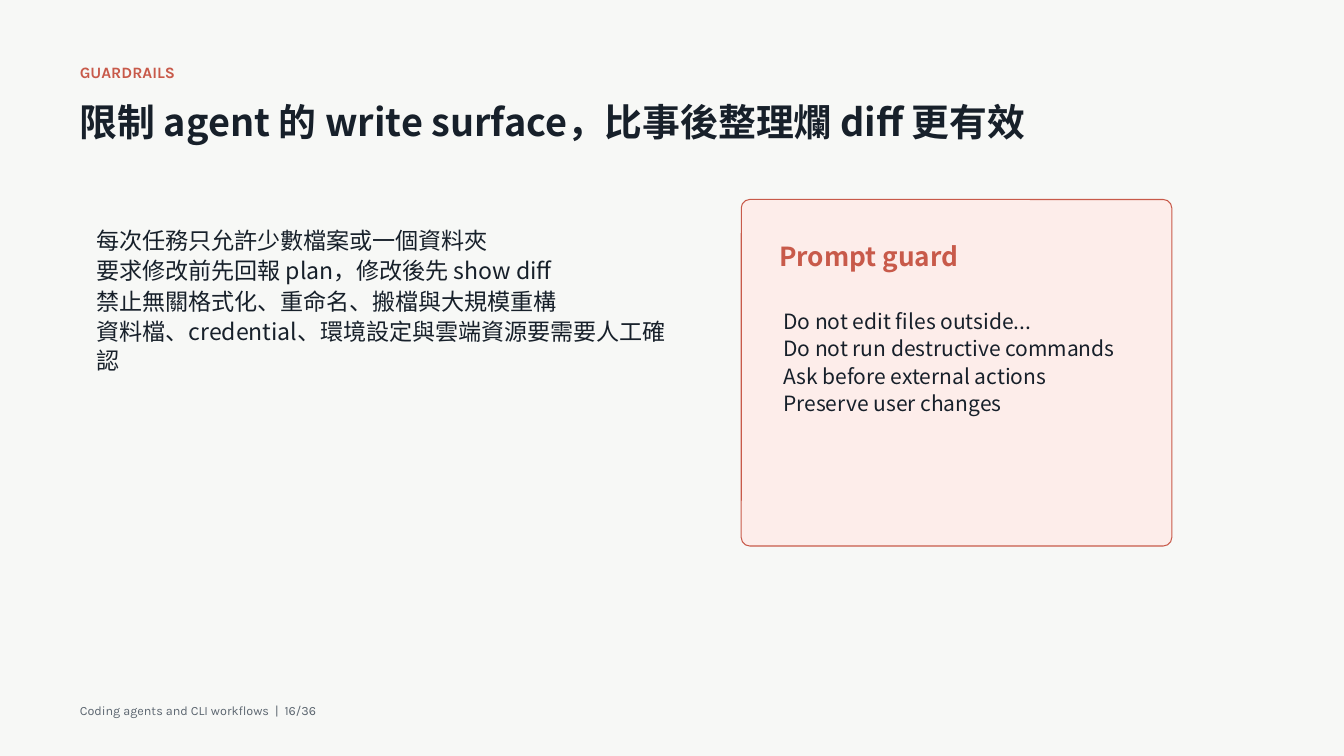
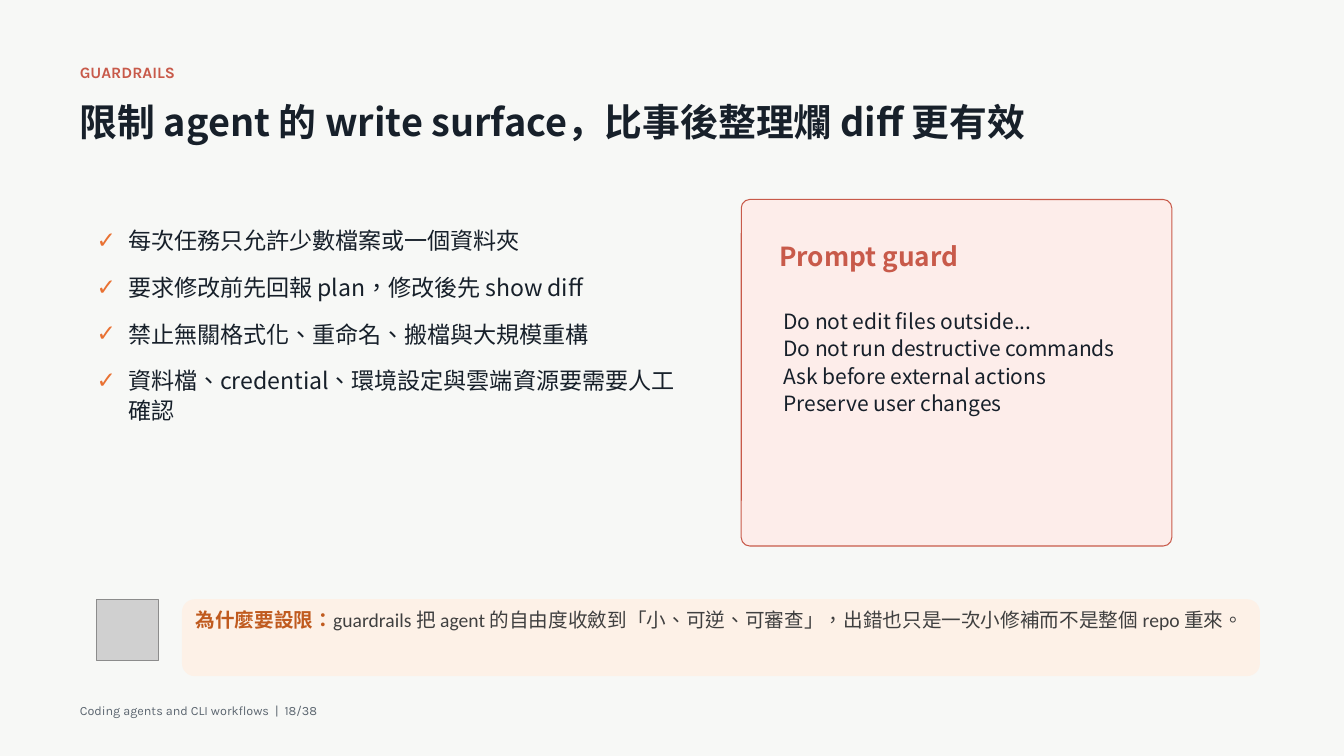
Before and after one commit to godkin1211/LLM_applications_on_BioMedicalData, a slide deck: slide 18 of slides/lesson-07-coding-agents-cli-workflows.pptx (slide 16 before the commit). Drawn at 1344x756 pixels with LibreOffice and Linux fonts; fonts in the diff are those of the drawing; grey boxes stand for pictures. Boxes give left, top, right and bottom in pixels: in the first picture for what was removed or moved away, otherwise in the second. Text is boxed around its words. In the diff, an @@ line names an element or a change of style, - is before the commit and + after.

```diff
--- a/slides/lesson-07-coding-agents-cli-workflows.pptx
+++ b/slides/lesson-07-coding-agents-cli-workflows.pptx
@@ text "每次任務只允許少數檔案或一個資料夾" at (x1=128, y1=229, x2=674, y2=421): bullet none to ✓; more space between paragraphs @@
@@ picture added at (x1=97, y1=599, x2=158, y2=660) @@
@@ rounded rectangle added at (x1=182, y1=599, x2=1260, y2=676), fill #FDF1E7, 14 pt, text #404040 @@
+為什麼要設限：guardrails 把 agent 的自由度收斂到「小、可逆、可審查」，出錯也只是一次小修補而不是整個 repo 重來。
@@ text at (x1=80, y1=706, x2=318, y2=718): text changed @@
-Coding agents and CLI workflows | 16/36
+Coding agents and CLI workflows | 18/38
```
Also in this commit, not shown: 35 other slides changed, 2 slides added, 1 other file.
